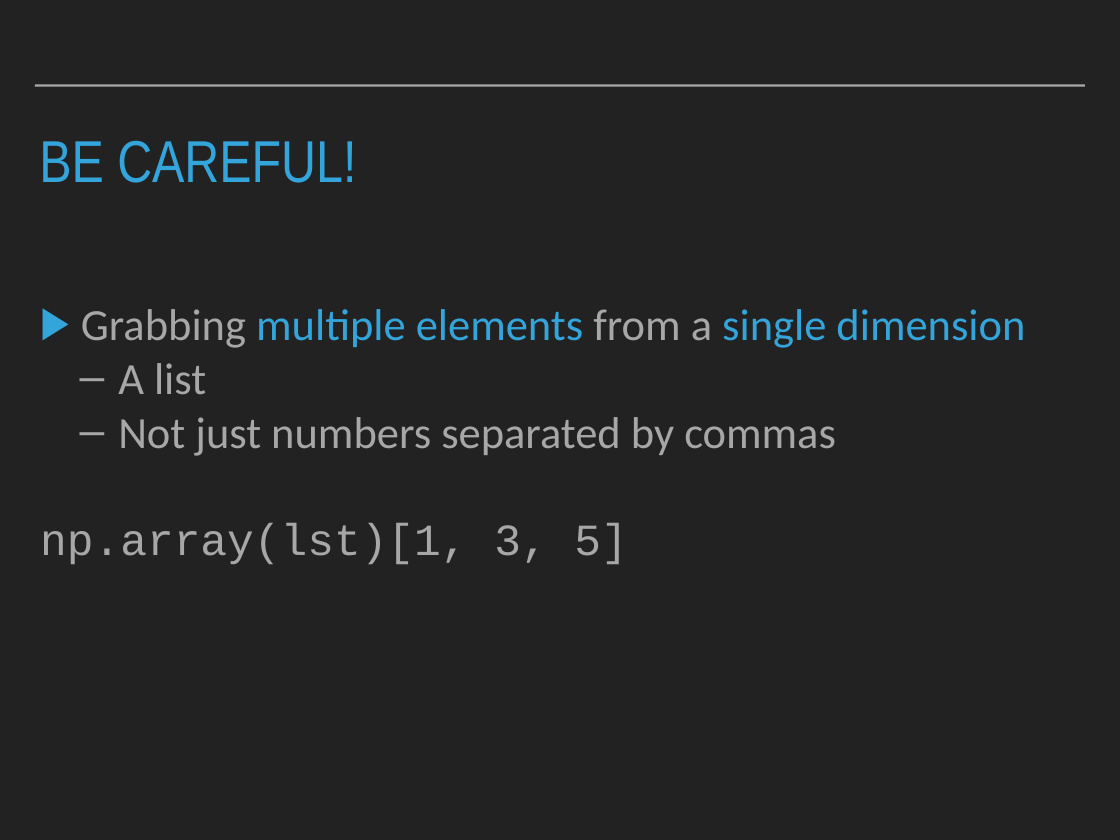
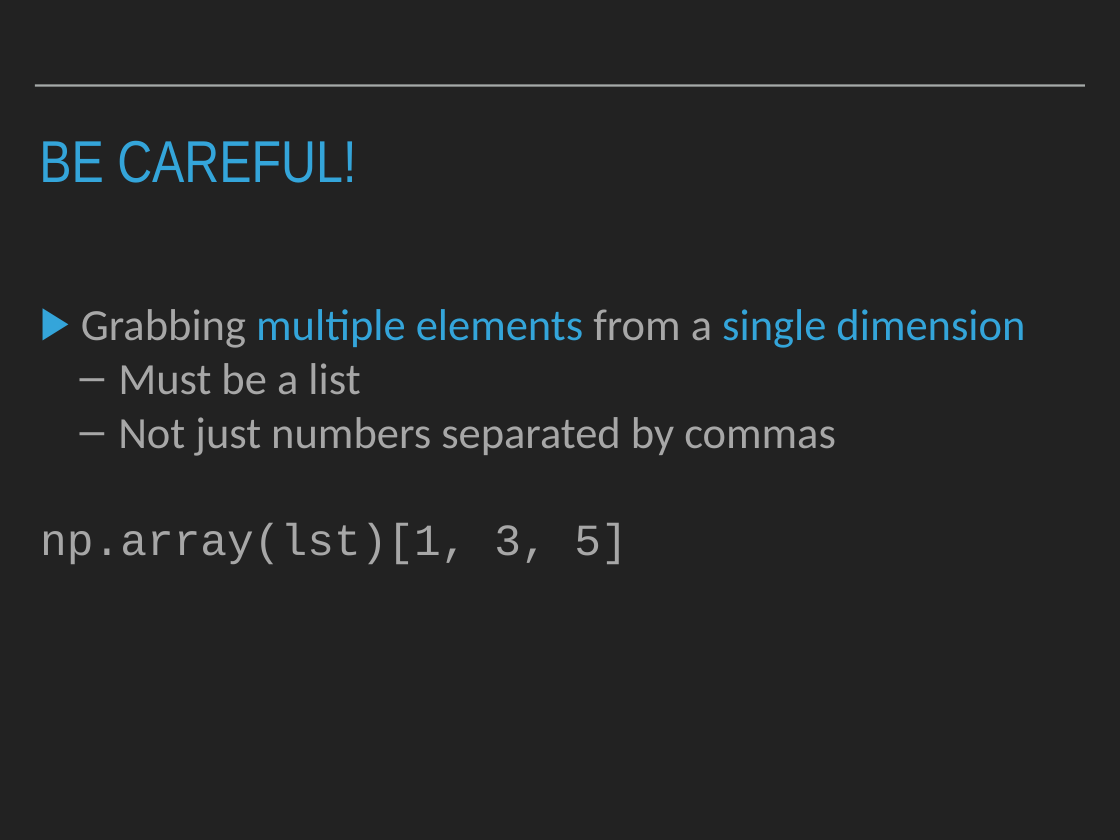
Before and after one commit to patricks1/python-for-data-science, a slide deck: slide 18 of Session05/Session5_Slides.pptx. Drawn at 1120x840 pixels with LibreOffice and Linux fonts; fonts in the diff are those of the drawing. Boxes give left, top, right and bottom in pixels: in the first picture for what was removed or moved away, otherwise in the second. Text is boxed around its words. In the diff, an @@ line names an element or a change of style, - is before the commit and + after.

```diff
--- a/Session05/Session5_Slides.pptx
+++ b/Session05/Session5_Slides.pptx
@@ text at bbox=[118, 363, 360, 395]: text changed @@
-  – A list
+  – Must be a list
```
Also in this commit, not shown: 6 other slides changed.
